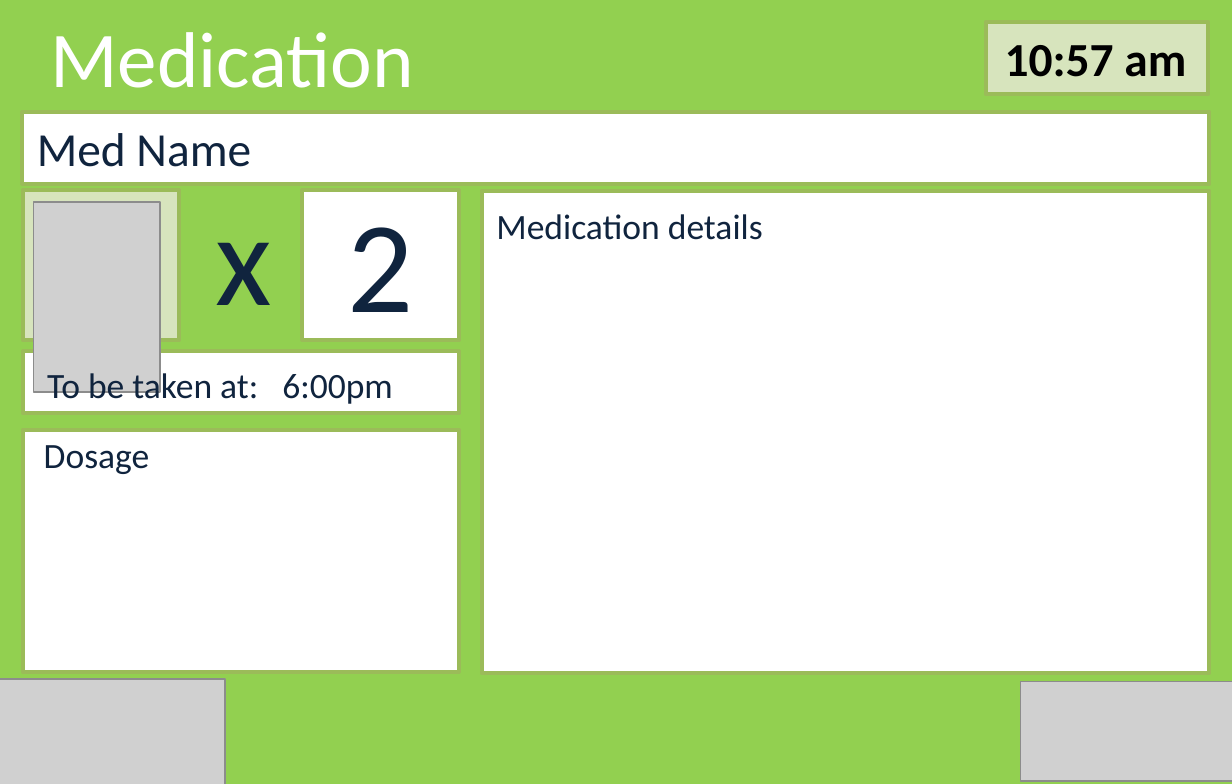
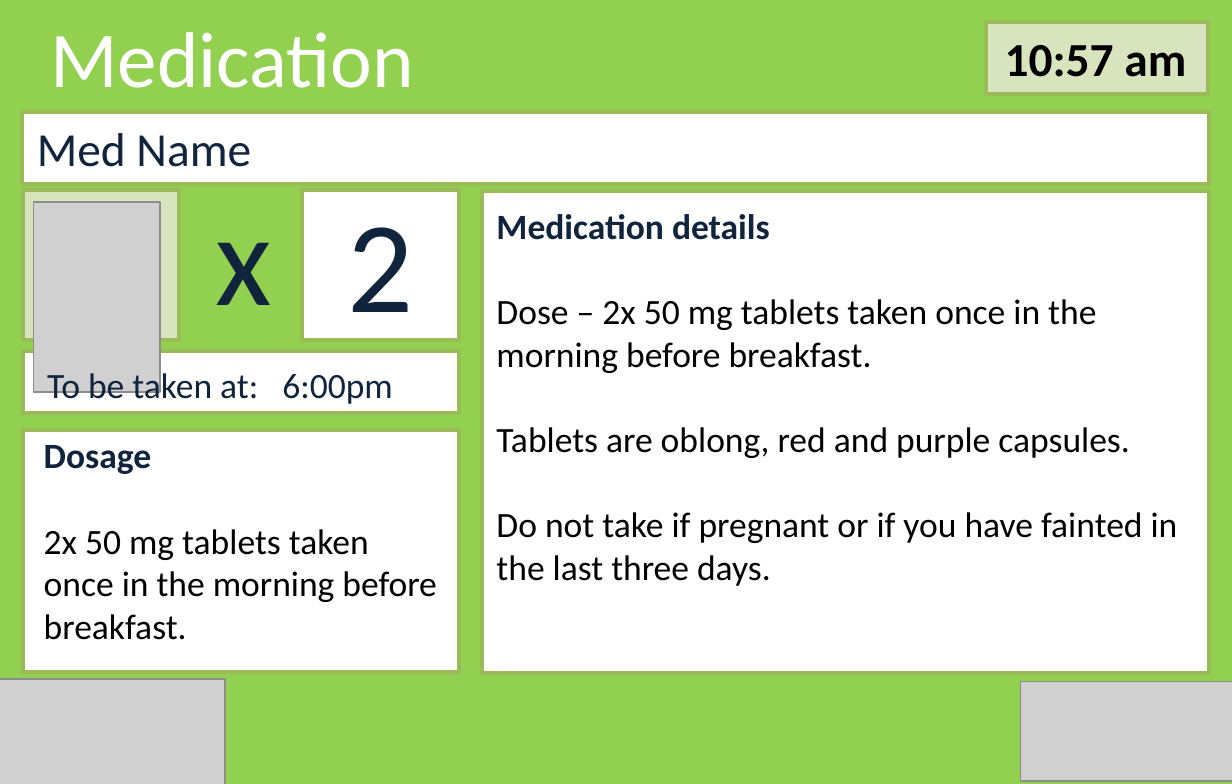
Before and after one commit to Gordo851/Design, a slide deck: slide 11 of story_board.pptx (slide 10 before the commit). Drawn at 1232x784 pixels with LibreOffice and Linux fonts; fonts in the diff are those of the drawing; grey boxes stand for pictures. Boxes give left, top, right and bottom in pixels: in the first picture for what was removed or moved away, otherwise in the second. Text is boxed around its words. In the diff, an @@ line names an element or a change of style, - is before the commit and + after.

```diff
--- a/story_board.pptx
+++ b/story_board.pptx
@@ text at <box>496,214,770,240</box>: bold on in "Medication details" @@
@@ text at <box>496,299,1178,586</box>: paragraphs added @@
+Dose – 2x 50 mg tablets taken once in the morning before breakfast.
+Tablets are oblong, red and purple capsules.
+Do not take if pregnant or if you have fainted in the last three days.
@@ text at <box>44,445,152,474</box>: bold on in "Dosage" @@
@@ text at <box>44,529,436,640</box>: paragraph added @@
+2x 50 mg tablets taken once in the morning before breakfast.
```
Also in this commit, not shown: 4 other slides changed, 1 slide added.
